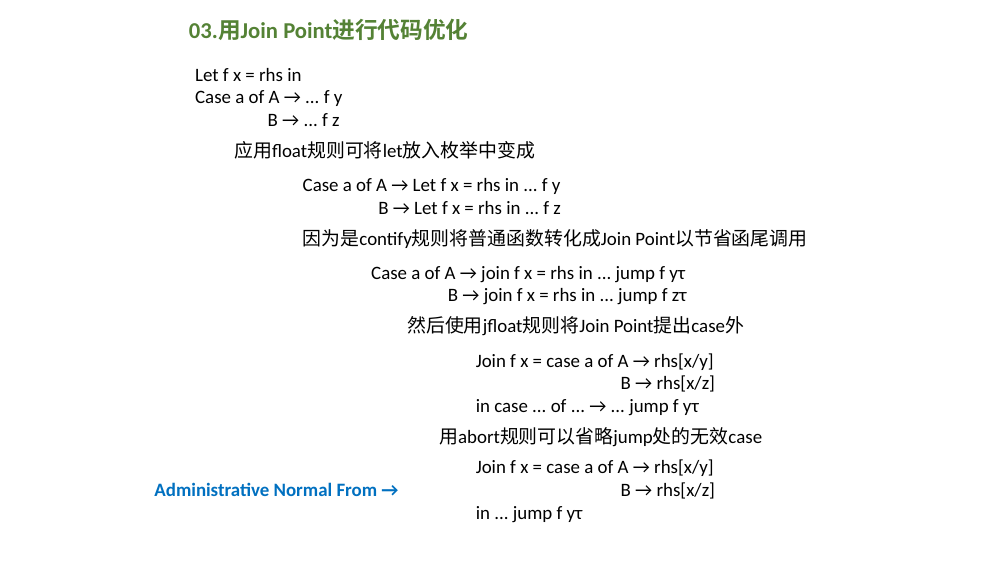
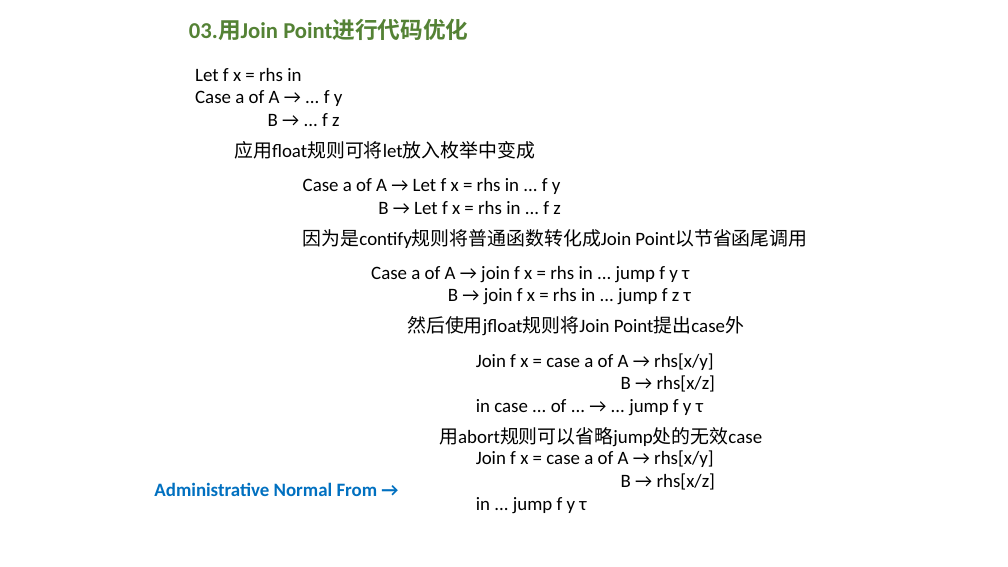
Before and after one commit to ustc-pldpa/2018s-final-projects, a slide deck: slide 8 of 14-Compiling-without-Continuations/report.pptx. Drawn at 1008x567 pixels with LibreOffice and Linux fonts; fonts in the diff are those of the drawing; background and template pictures are left out. Boxes give left, top, right and bottom in pixels: in the first picture for what was removed or moved away, otherwise in the second. Text is boxed around its words. In the diff, an @@ line names an element or a change of style, - is before the commit and + after.

```diff
--- a/14-Compiling-without-Continuations/report.pptx
+++ b/14-Compiling-without-Continuations/report.pptx
@@ text at <box>371,266,691,305</box>: spaces changed @@
-Case a of A → join f x = rhs in ... jump f yτ
-B → join f x = rhs in ... jump f zτ
+Case a of A → join f x = rhs in ... jump f y τ
+B → join f x = rhs in ... jump f z τ
@@ text at <box>476,399,703,416</box>: spaces changed @@
-in case ... of ... → ... jump f yτ
+in case ... of ... → ... jump f y τ
@@ text "Join f x = case ...": place and size @@
-text "Join f x = case ..." at <box>476,459,715,523</box>
+text "Join f x = case ..." at <box>476,450,715,514</box>
@@ text at <box>476,497,586,514</box>: spaces changed @@
-in ... jump f yτ
+in ... jump f y τ
```
Also in this commit, not shown: 4 other slides changed, 2 other files.
